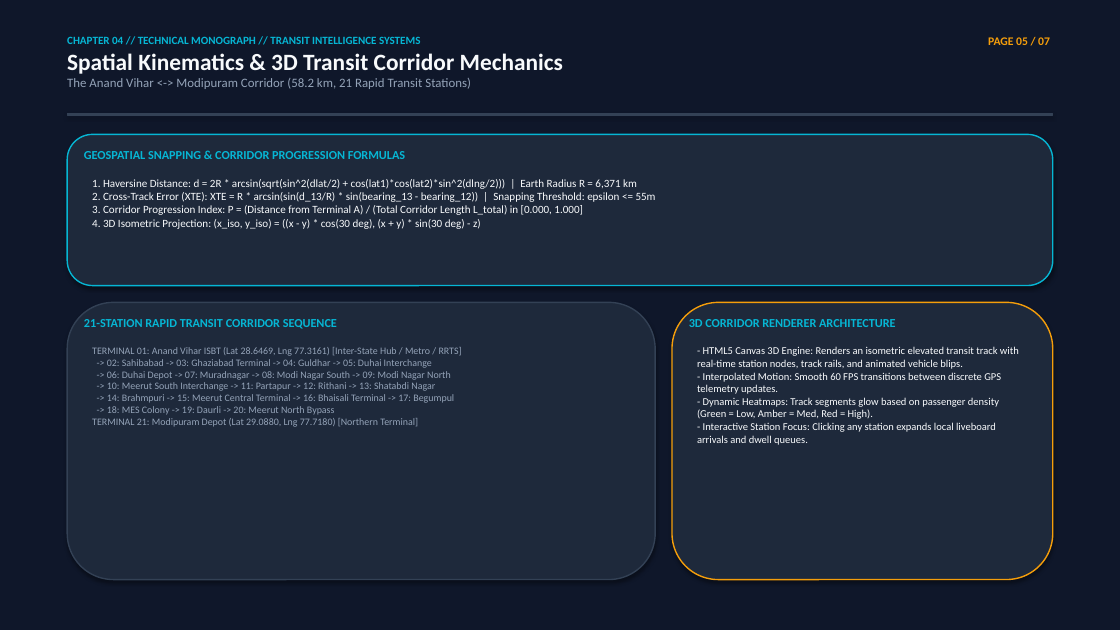
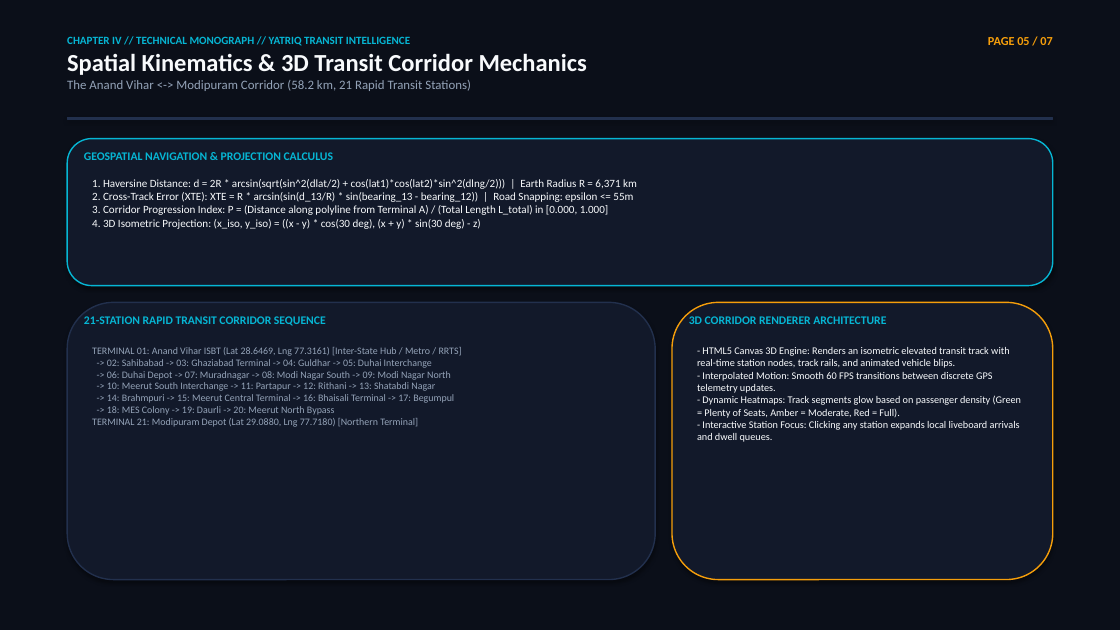
Before and after one commit to athbots/bluedart, a slide deck: slide 5 of Smart_Transit_Intelligence_Engineering_Monograph.pptx. Drawn at 1120x630 pixels with LibreOffice and Linux fonts; fonts in the diff are those of the drawing. Boxes give left, top, right and bottom in pixels: in the first picture for what was removed or moved away, otherwise in the second. Text is boxed around its words. In the diff, an @@ line names an element or a change of style, - is before the commit and + after.

Commit message:
feat: rebuild differentiated YatriQ PPTX and interactive HTML monograph presentation

```diff
--- a/Smart_Transit_Intelligence_Engineering_Monograph.pptx
+++ b/Smart_Transit_Intelligence_Engineering_Monograph.pptx
@@ rectangle at [0,0,1120,630]: fill #0F172A to #0B0F19; outline #0F172A 0.75 pt to #0B0F19 0.75 pt @@
@@ text at [67,36,410,46]: text changed @@
-CHAPTER 04 // TECHNICAL MONOGRAPH // TRANSIT INTELLIGENCE SYSTEMS
+CHAPTER IV // TECHNICAL MONOGRAPH // YATRIQ TRANSIT INTELLIGENCE
@@ text at [67,53,587,75]: size 20 to 21 pt in "Spatial Kinematics & 3D Transit Corridor Mechanics" @@
@@ text "PAGE 05 / 07" at [988,37,1052,45]: size 10 to 10.5 pt @@
@@ rectangle: place and size @@
-rectangle at [67,113,1053,115]
+rectangle at [67,118,1053,119]
@@ rectangle at [67,118,1053,119]: fill #334155 to #22304D; outline #334155 0.75 pt to #22304D 0.75 pt @@
@@ rounded rectangle at [67,139,1053,286]: fill #1E293B to #12192A @@
@@ rounded rectangle: place and size @@
-rounded rectangle at [67,134,1053,286]
+rounded rectangle at [67,139,1053,286]
@@ text at [84,152,333,160]: text changed; size 10.5 to 10 pt @@
-GEOSPATIAL SNAPPING & CORRIDOR PROGRESSION FORMULAS
+GEOSPATIAL NAVIGATION & PROJECTION CALCULUS
@@ text at [92,179,637,229]: text changed @@
-1. Haversine Distance: d = 2R * arcsin(sqrt(sin^2(dlat/2) + cos(lat1)*cos(lat2)*sin^2(dlng/2))) | Earth Radius R = 6,371 km
-2. Cross-Track Error (XTE): XTE = R * arcsin(sin(d_13/R) * sin(bearing_13 - bearing_12)) | Snapping Threshold: epsilon <= 55m
-3. Corridor Progression Index: P = (Distance from Terminal A) / (Total Corridor Length L_total) in [0.000, 1.000]
-4. 3D Isometric Projection: (x_iso, y_iso) = ((x - y) * cos(30 deg), (x + y) * sin(30 deg) - z)
+1. Haversine Distance: d = 2R * arcsin(sqrt(sin^2(dlat/2) + cos(lat1)*cos(lat2)*sin^2(dlng/2))) | Earth Radius R = 6,371 km
+2. Cross-Track Error (XTE): XTE = R * arcsin(sin(d_13/R) * sin(bearing_13 - bearing_12)) | Road Snapping: epsilon <= 55m
+3. Corridor Progression Index: P = (Distance along polyline from Terminal A) / (Total Length L_total) in [0.000, 1.000]
+4. 3D Isometric Projection: (x_iso, y_iso) = ((x - y) * cos(30 deg), (x + y) * sin(30 deg) - z)
@@ rounded rectangle at [67,302,655,580]: fill #1E293B to #12192A; outline #334155 1.2 pt to #22304D 1.2 pt @@
@@ text "21-STATION RAPID TRANSIT CORRIDOR SEQUENCE" at [84,316,326,326]: size 10.5 to 10 pt @@
@@ rounded rectangle at [672,302,1053,580]: fill #1E293B to #12192A @@
@@ text "3D CORRIDOR RENDERER ARCHITECTURE" at [689,316,886,324]: size 10.5 to 10 pt @@
@@ text at [697,347,1021,442]: text changed; size 9 to 8.8 pt @@
-- HTML5 Canvas 3D Engine: Renders an isometric elevated transit track with real-time station nodes, track rails, and animated vehicle blips.
-- Interpolated Motion: Smooth 60 FPS transitions between discrete GPS telemetry updates.
-- Dynamic Heatmaps: Track segments glow based on passenger density (Green = Low, Amber = Med, Red = High).
-- Interactive Station Focus: Clicking any station expands local liveboard arrivals and dwell queues.
+- HTML5 Canvas 3D Engine: Renders an isometric elevated transit track with real-time station nodes, track rails, and animated vehicle blips.
+- Interpolated Motion: Smooth 60 FPS transitions between discrete GPS telemetry updates.
+- Dynamic Heatmaps: Track segments glow based on passenger density (Green = Plenty of Seats, Amber = Moderate, Red = Full).
+- Interactive Station Focus: Clicking any station expands local liveboard arrivals and dwell queues.
```
Also in this commit, not shown: 6 other slides changed, 4 other files.
